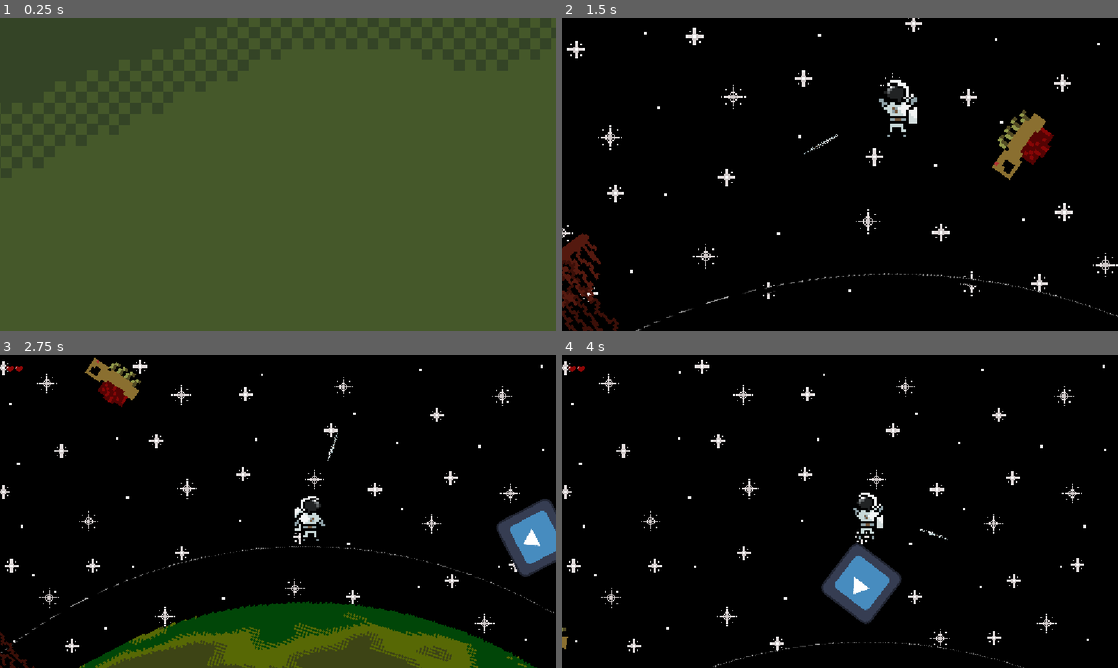
Above: before the commit, frames 1-4 (two rows, left to right).
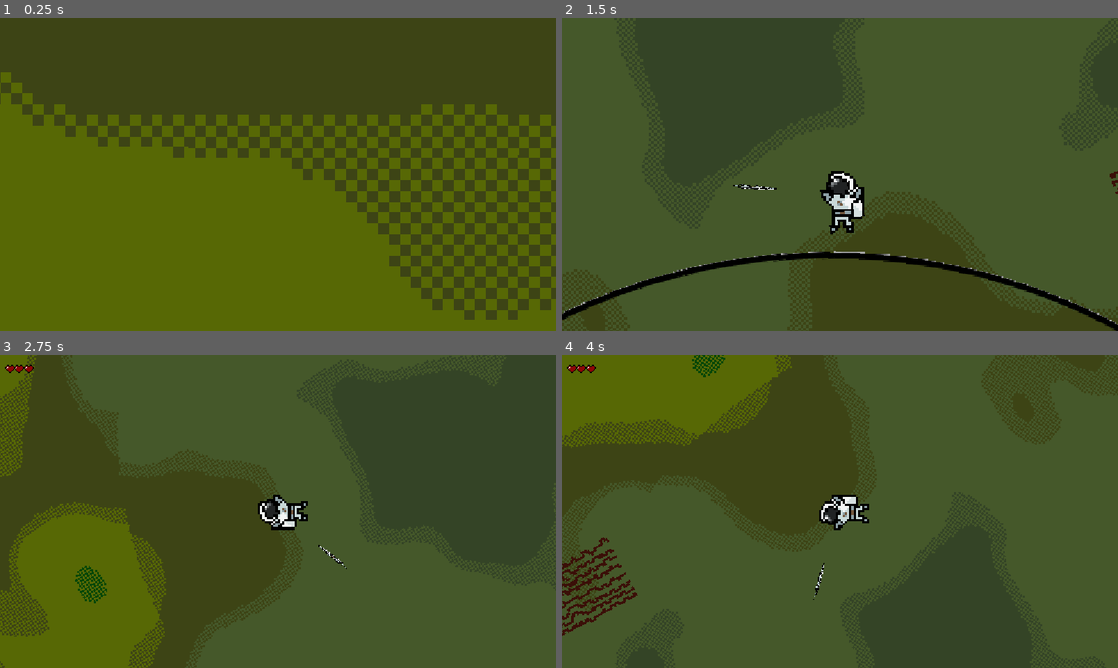
Above: after the commit, the same moments.

Repository: sDANTOSO/whs-overlockers-kiwihacks
Game: Godot game, scene res://Scenes/test_planet2.tscn
The game is run twice, just before and just after one commit, with the same random seed, the same clock (stepped at 60 frames per second) and the same inputs. This scene is started directly instead of the project's main scene. The engine's default icon, where the game draws it, is replaced by a stand-in: a white triangle on a blue panel in a dark square.
Inputs (mouse positions are in pixels of both pictures, inside the frame that each line leads up to):
- Up to frame 1 (0.25 s): no input
- Up to frame 2 (1.5 s): tap Enter (ui_accept) at 0.5, 0.77 s; move the mouse to (962, 158) at 0.52 s; hold Right (ui_right) 0.53-1.28 s; hold C (checkpoint) 0.53-1.28 s; move the mouse to (728, 190) at 1.27 s; hold Left (ui_left) from 1.28 s (still down); tap C (checkpoint) at 1.35 s
- Up to frame 3 (2.75 s): tap Enter (ui_accept) at 1.52 s; move the mouse to (333, 442) at 2.02 s; release Left (ui_left) at 2.03 s; hold Right (ui_right) from 2.03 s (still down); hold C (checkpoint) from 2.03 s (still down)
- Up to frame 4 (4 s): move the mouse to (812, 574) at 2.77 s; release C (checkpoint) at 2.78 s; tap C (checkpoint) at 2.85 s; tap Enter (ui_accept) at 3.02, 3.77 s; move the mouse to (1006, 558) at 3.52 s; release Right (ui_right) at 3.53 s; hold Left (ui_left) from 3.53 s (still down); hold C (checkpoint) from 3.53 s (still down)

The runs differ from the first frame. In frame 1, 56% of the frame differs, in the area x 0-100%, y 17-100%; in frame 2, 98%; in frame 3, 97%; in frame 4, 100%, in the area x 0-100%, y 0-100%.

Commit message:
re-added checkpoints

Diff:
--- a/fruity-space/Scripts/camera.gd
+++ b/fruity-space/Scripts/camera.gd
@@ -6,7 +6,7 @@
 func _ready() -> void:
 	set_as_top_level(true)
 
-func _process(delta: float) -> void:
+func _physics_process(delta: float) -> void:
 	if not target:
 		return
 
--- a/fruity-space/Scripts/checkpoint.gd
+++ b/fruity-space/Scripts/checkpoint.gd
@@ -10,4 +10,4 @@
 	if body.is_in_group("Player") and not activated :
 		print("Player IN")
 		activated = true
-		player.handle_checkpoint(global_position)
+		player.set_checkpoint(global_position)
--- a/fruity-space/Scripts/player.gd
+++ b/fruity-space/Scripts/player.gd
@@ -1,5 +1,4 @@
 extends CharacterBody2D
-
 
 @export var GROUNDSPEED:float = 100
 @export var AIRSPEED:float = 15
@@ -24,16 +23,17 @@
 
 
 var frames_since_last_damaged = 100;
+var lastCheckpoint: Vector2;
 
 var grounded: bool = false;
 
 func _ready() -> void:
 	goto_checkpoint()
 	hud.display_health(health)
+	lastCheckpoint = position;
 
 func goto_checkpoint():
-
-	pass
+	global_position = lastCheckpoint;
 
 func _physics_process(delta: float) -> void:
 	look_at(planet.position)
@@ -88,8 +88,5 @@
 		goto_checkpoint()
 		health = max_health
 
-func handle_checkpoint(pos: Vector2):
-	checkpoint_position = Vector2 (
-	 	atan2(pos.y, pos.x),
-		Vector2(pos.x, pos.y).length()
-	)
+func set_checkpoint(pos: Vector2):
+	lastCheckpoint = pos;
Not shown: 1 places in fruity-space/Scenes/level1.tscn that only renumber resources
